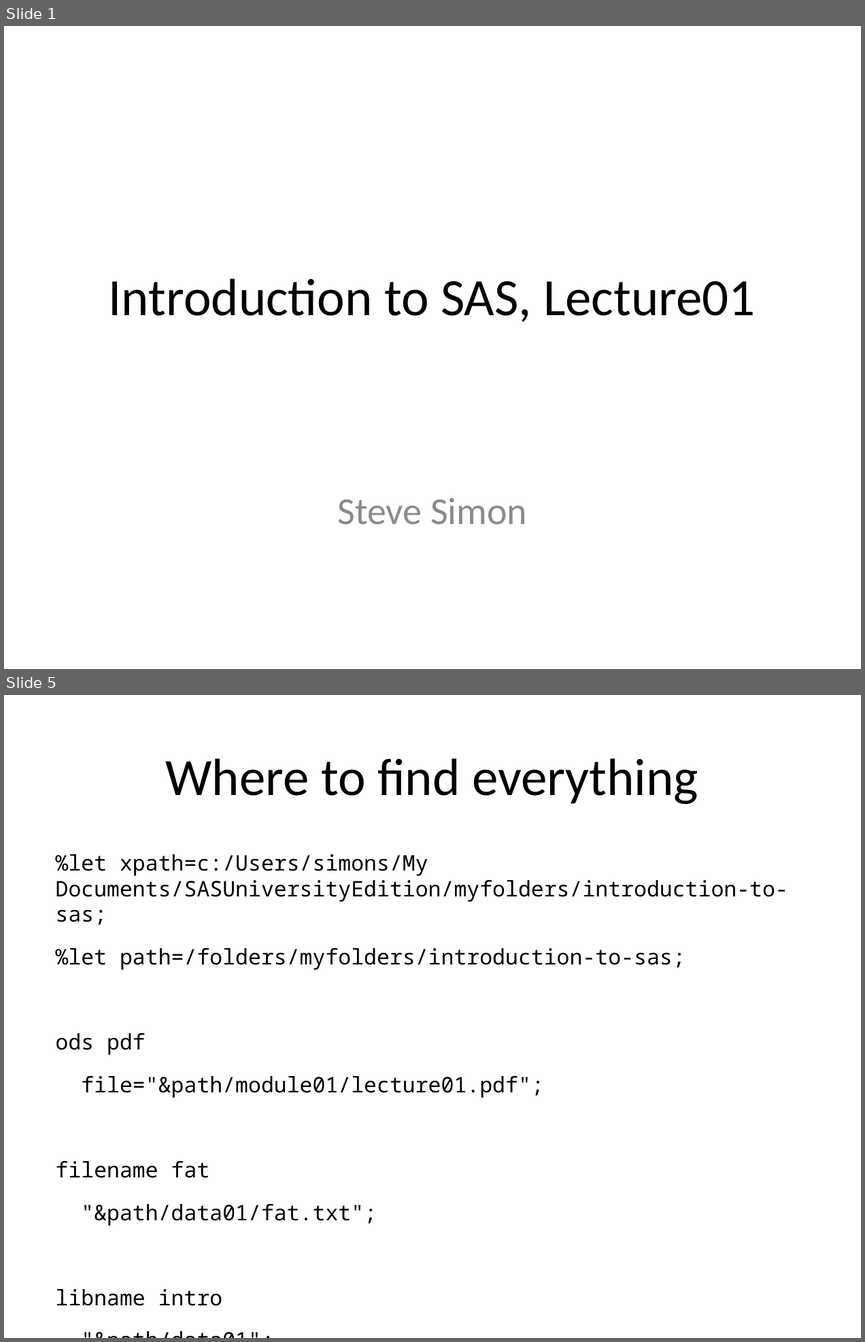
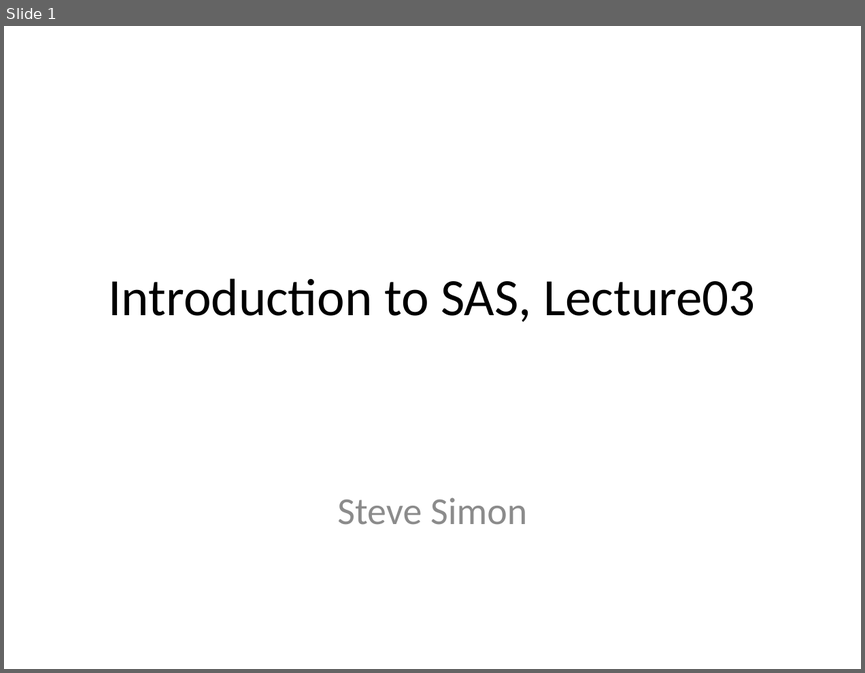
Before and after one commit to classes-simon/5507, a slide deck: module03/src/slides-and-speaker-notes-03.pptx. Shown one above the other, each under a label of ours: slides 1 and 5 before the commit, slide 1 after it; the slides between them are not shown. The pictures are 865x1342 and 865x673 pixels, drawn with LibreOffice and Linux fonts; fonts in the diff are those of the drawing. Boxes give left, top, right and bottom in pixels: in the first picture for what was removed or moved away, otherwise in the second. Text is boxed around its words. In the diff, an @@ line names an element or a change of style, - is before the commit and + after.

Commit message:
Module03 experiments

```diff
--- a/module03/src/slides-and-speaker-notes-03.pptx
+++ b/module03/src/slides-and-speaker-notes-03.pptx
@@ slide 5 removed at [4,695,861,1338], background #FFFFFF @@
@@ title removed at [165,758,698,804] @@
-Where to find everything
@@ text removed at [56,854,788,1306] @@
-%let xpath=c:/Users/simons/My Documents/SASUniversityEdition/myfolders/introduction-to-sas;
-%let path=/folders/myfolders/introduction-to-sas;
-ods pdf
-file="&path/module01/lecture01.pdf";
-filename fat
-"&path/data01/fat.txt";
-libname intro
-"&path/data01";
@@ slide 1 changed as well @@
@@ title at [109,278,755,322]: text changed @@
-Introduction to SAS, Lecture01
+Introduction to SAS, Lecture03
```
Also in this commit, not shown: 2 slides added, 57 other slides removed, 10 other files.
